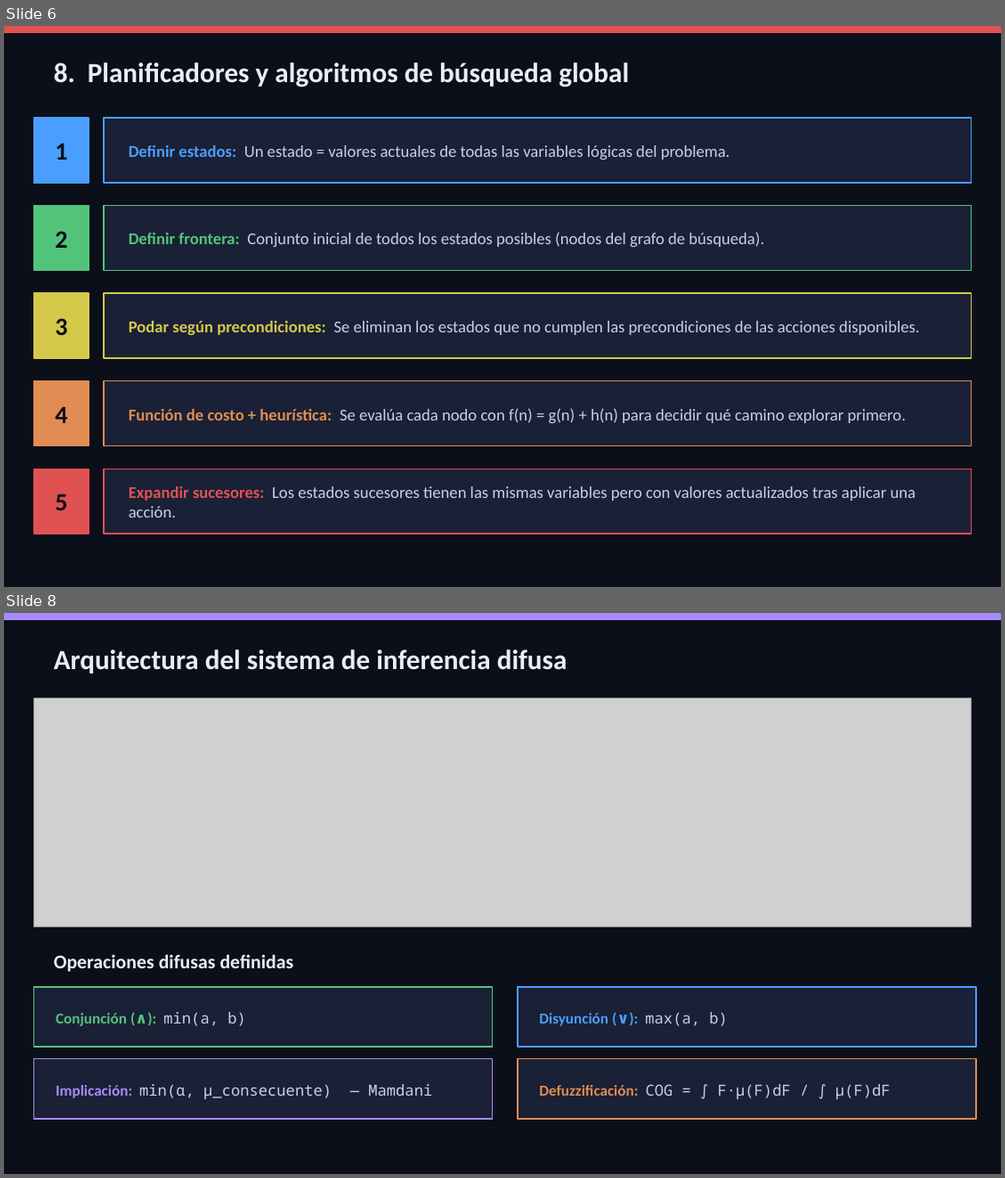
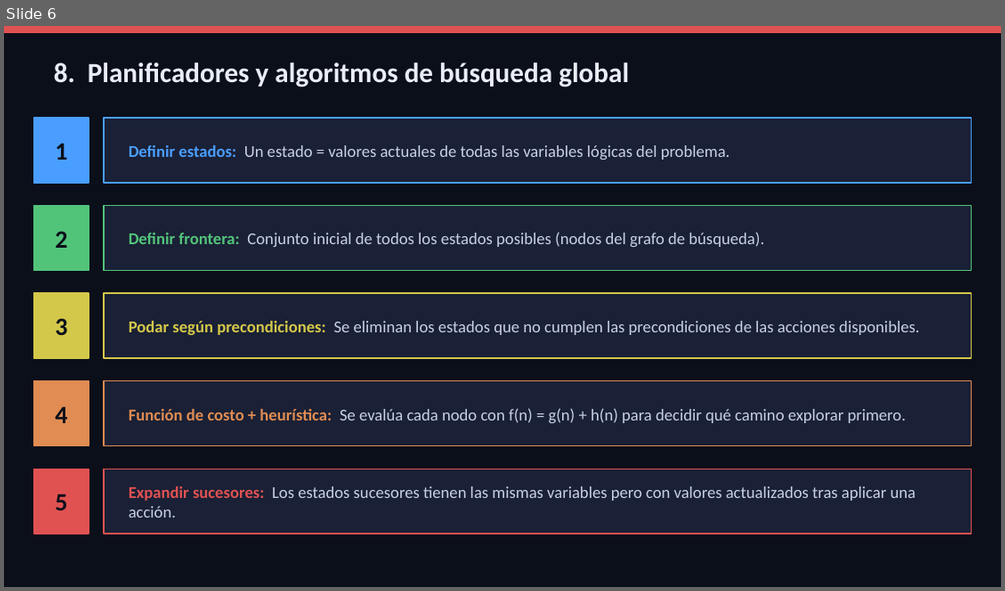
Before and after one commit to Juan-Stella/IA2, a slide deck: Unidad 2/pendulo_fam.pptx. Shown one above the other, each under a label of ours: slides 6 and 8 before the commit, slide 6 after it; the slides between them are not shown. The pictures are 1005x1178 and 1005x591 pixels, drawn with LibreOffice and Linux fonts; fonts in the diff are those of the drawing; grey boxes stand for pictures. Boxes give left, top, right and bottom in pixels: in the first picture for what was removed or moved away, otherwise in the second. Text is boxed around its words. In the diff, an @@ line names an element or a change of style, - is before the commit and + after.

```diff
--- a/Unidad 2/pendulo_fam.pptx
+++ b/Unidad 2/pendulo_fam.pptx
@@ slide 8 removed at [4, 613, 1001, 1174], background #0B0F1A @@
@@ rectangle removed at [4, 613, 1001, 620] @@
@@ text removed at [54, 649, 567, 674] @@
-Arquitectura del sistema de inferencia difusa
@@ picture removed at [34, 698, 971, 927] @@
@@ text removed at [54, 954, 294, 972] @@
-Operaciones difusas definidas
@@ rectangle removed at [34, 987, 493, 1046] @@
@@ text removed at [56, 1012, 246, 1026] @@
-Conjunción (∧): min(a, b)
@@ rectangle removed at [518, 987, 976, 1046] @@
@@ text removed at [539, 1012, 728, 1026] @@
-Disyunción (∨): max(a, b)
@@ rectangle removed at [34, 1059, 493, 1119] @@
@@ rectangle removed at [518, 1059, 976, 1119] @@
@@ text removed at [56, 1084, 432, 1099] @@
-Implicación: min(α, μ_consecuente) — Mamdani
@@ text removed at [539, 1084, 890, 1099] @@
-Defuzzificación: COG = ∫ F·μ(F)dF / ∫ μ(F)dF
```
Also in this commit, not shown: 1 slide changed, 5 other slides removed, 2 other files.
